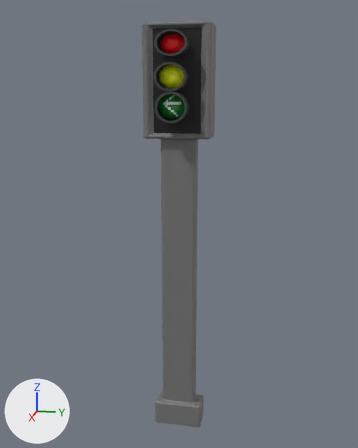
The FBX model Assets/Models/traffic_light_1B.fbx, before and after one commit.
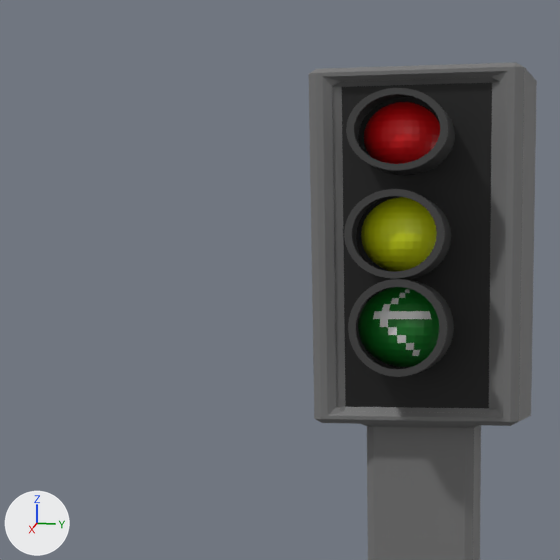
There are two pictures of each version: one whole from a 50 mm camera at (27.05, 5.64, 19.29) aimed at (-0.28, 0.17, 12.45), one close up on the part from 11% to 63% of the width and 0% to 41% of the height. Lighting does not change. The marker at lower left points along +X, +Y and +Z. Where no turn or scale is listed for an object, it has been applied to the vertices.
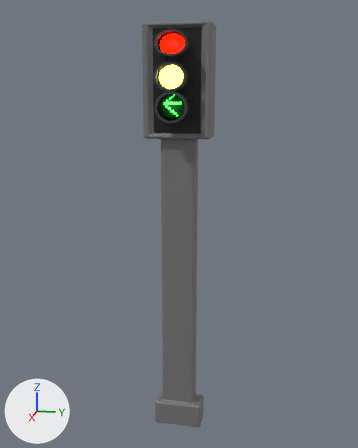
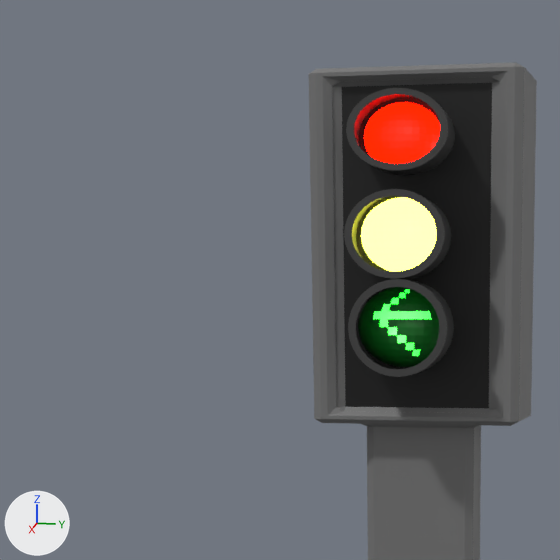
Edits to the bpy script that builds the scene:
```text
Change mat_material_004:
    add mat_material_004.emission_color = (0.944, 1.0, 0.0551)  # yellow #f9ff42
    add mat_material_004.emission_strength = 10.0
Change mat_material_009:
    add mat_material_009.emission_color = (0.0, 1.0, 0.00633)  # green #00ff13
    add mat_material_009.emission_strength = 10.0
Change mat_material_001:
    add mat_material_001.emission_color = (1.0, 0.00244, 0.0)  # red #ff0800
    add mat_material_001.emission_strength = 10.0
```

Where the change shows, as pixel boxes [x1, y1, x2, y2] in the close-ups (560 x 560 px):
'Sphere.002', recoloured, surface changed (grey to green)
    both: [369, 287, 435, 360]
'Sphere.001', recoloured, surface changed
    both: [361, 197, 437, 272]
'Sphere', recoloured, surface changed
    both: [364, 102, 440, 164]
